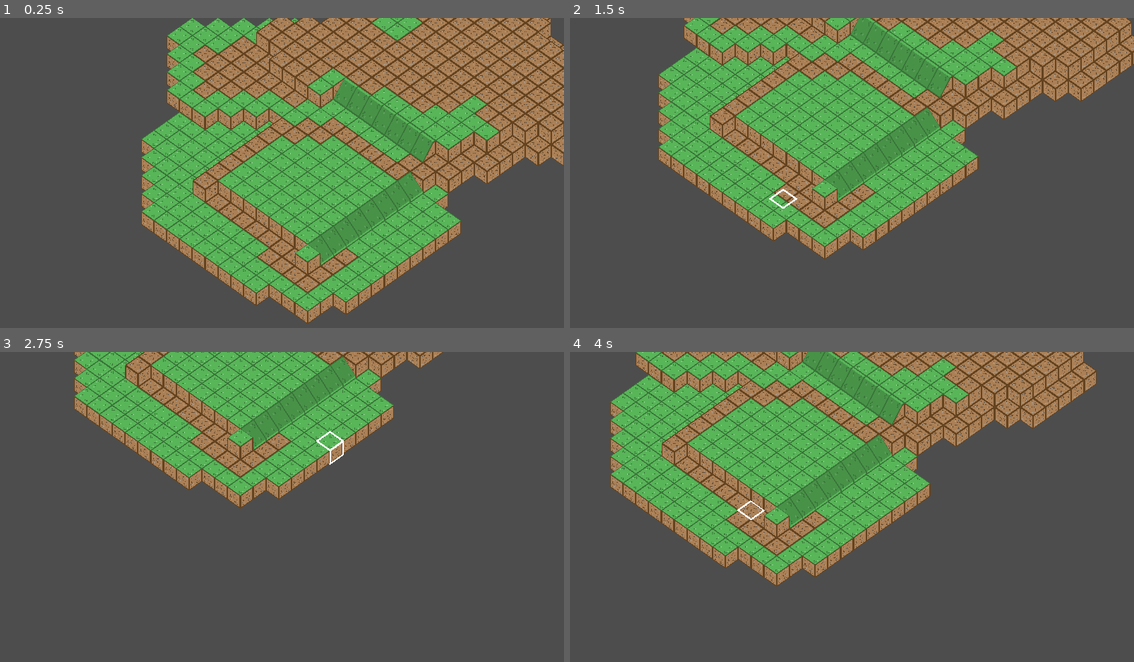
Above: before the commit, frames 1-4 (two rows, left to right).
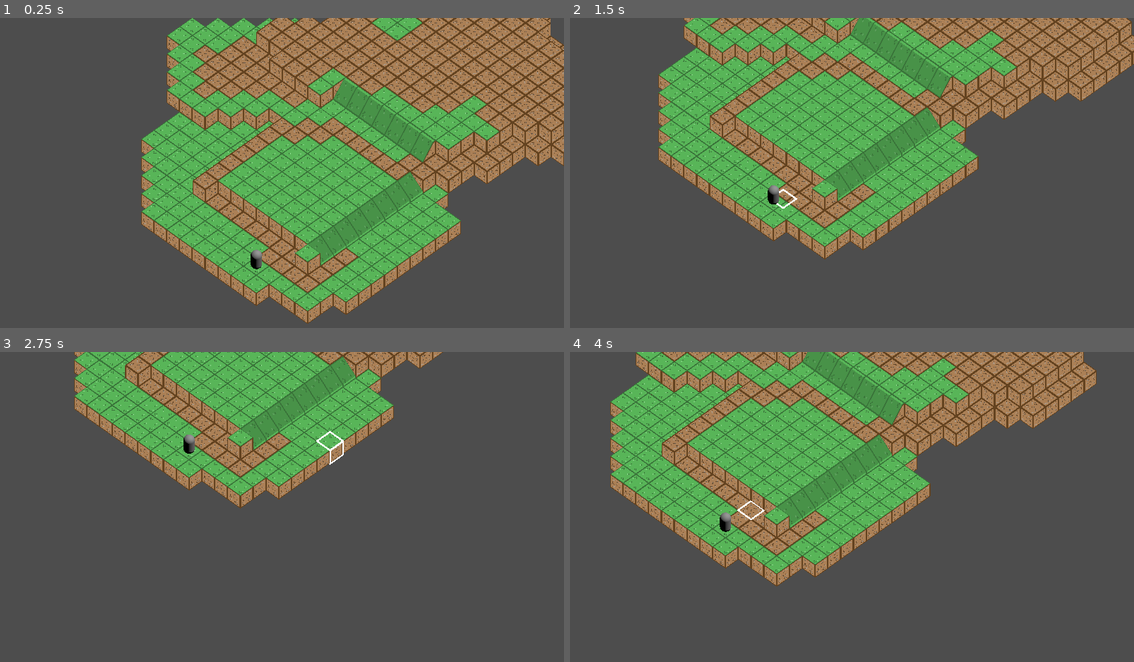
Above: after the commit, the same moments.

Repository: cannibalisticwalrus/GodotGameboardFramework
Game: Godot game, scene res://Scenes/TesterMap.tscn
Two runs of this game, one before a commit and one after it. Both use one fixed random seed, a clock stepped at 60 frames per second and the inputs below.
Inputs (mouse positions are in pixels of both pictures, inside the frame that each line leads up to):
- Up to frame 1 (0.25 s): no input
- Up to frame 2 (1.5 s): tap Enter at 0.5 s; move the mouse to (976, 160) at 0.52 s; hold D (Right) 0.53-1.28 s; click (976, 160) at 0.67 s; move the mouse to (739, 191) at 1.27 s; hold S (Down) from 1.28 s (still down)
- Up to frame 3 (2.75 s): move the mouse to (338, 441) at 2.02 s; release S (Down) at 2.03 s; hold D (Right) from 2.03 s (still down)
- Up to frame 4 (4 s): move the mouse to (823, 575) at 2.77 s; release D (Right) at 2.78 s; hold W (Up) 2.78-3.53 s; click (823, 575) at 2.92 s; move the mouse to (1021, 556) at 3.52 s; hold A (Left) from 3.53 s (still down)

The runs differ from the first frame. In frame 1, 0.1% of the frame differs, in the area x 44-47%, y 74-82%; in frame 2, 0.1%; in frame 3, 0.1%, in the area x 32-35%, y 26-33%; in frame 4, 0.1%.

Commit message:
Character position can be set based on GridMap cells values

Diff:
--- a/Scripts/src_Character.gd
+++ b/Scripts/src_Character.gd
@@ -6,16 +6,23 @@
 #Variables for functionality
 var canMove:bool = true;
 var currentGridLocation:Vector3i;
+@onready var gridMap = $"../../GridMap";
 
-func _setNextGridLocation(newGridLocation:Vector3i):
+func _setNextGridLocation(newGridLocation:Vector3i) -> void:
 	currentGridLocation = newGridLocation;
 #	print("Character - 01: Location updated.  The character is now at ", currentGridLocation, " on the GridMap."); #DEBUGGING
 	return;
 
-func _updatePlayerLocation(targetPlayerLocation:Vector3):
+func _updatePlayerLocation(targetPlayerLocation:Vector3) -> void:
 	self.global_position = targetPlayerLocation;
-	print("Character - 01: Position updated.  The character is now at ", self.global_position, " in world space."); #DEBUGGING
+#	print("Character - 01: Position updated.  The character is now at ", self.global_position, " in world space."); #DEBUGGING
+	return;
+
+func _findPlayerPositionAt(gridCellLocation:Vector3i) -> Vector3:
+	var localLocationAtGridMapCell = gridMap.map_to_local(gridCellLocation);
+	var globalLocationAtGridMapCell = gridMap.to_global(localLocationAtGridMapCell);
+	return globalLocationAtGridMapCell;
 
 func _process(delta):
-	_setNextGridLocation(Vector3i(0,0,0));
-	_updatePlayerLocation(Vector3(0,0,0));
+	_setNextGridLocation(Vector3i(0,1,2));
+	_updatePlayerLocation(_findPlayerPositionAt(currentGridLocation));
